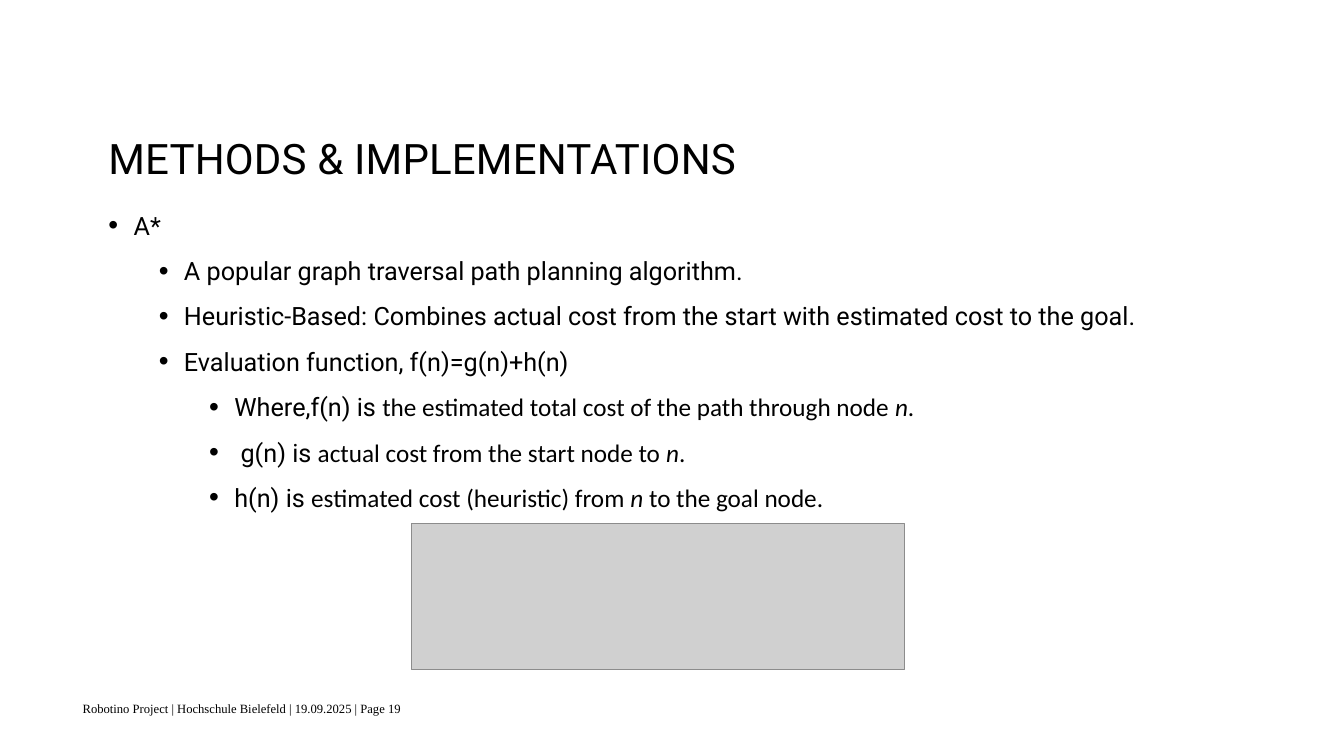
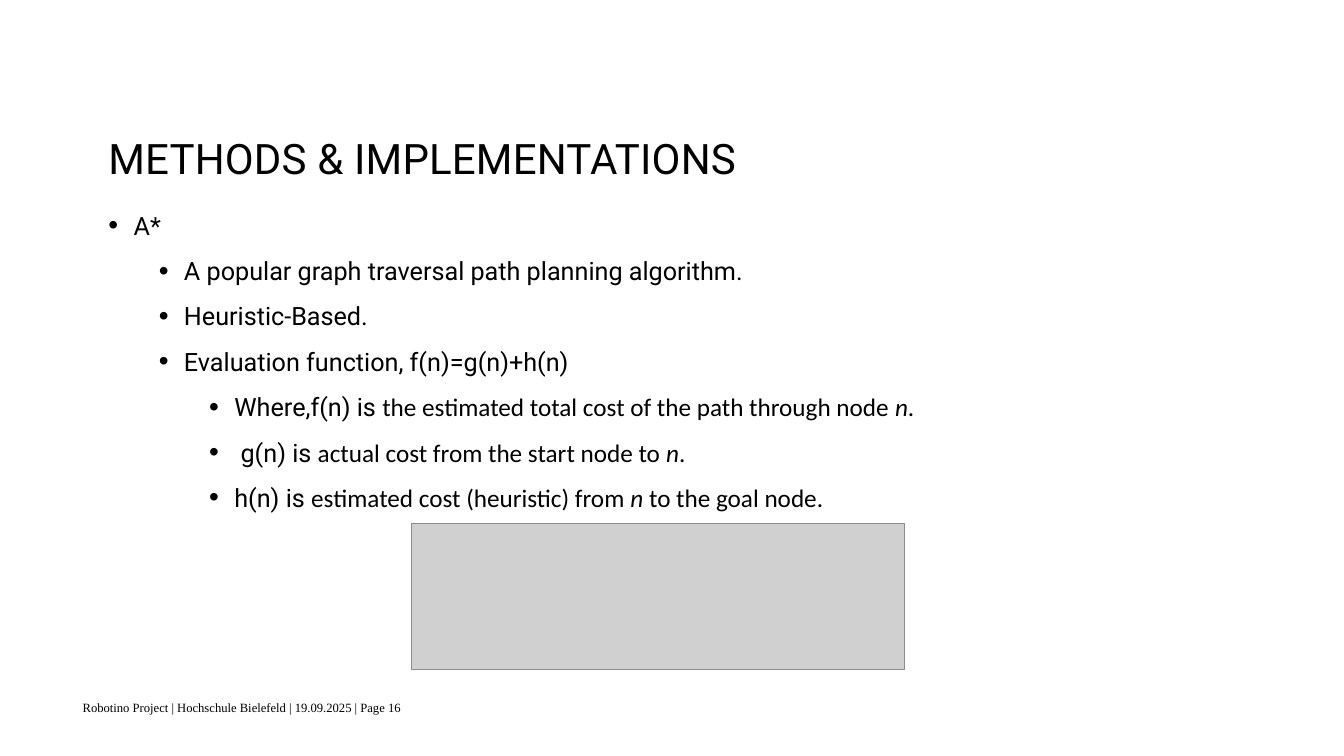
Before and after one commit to surajkarki66/robotino_project, a slide deck: slide 16 of docs/presentation.pptx (slide 19 before the commit). Drawn at 1344x756 pixels with LibreOffice and Linux fonts; fonts in the diff are those of the drawing; grey boxes stand for pictures; background and template pictures are left out. Boxes give left, top, right and bottom in pixels: in the first picture for what was removed or moved away, otherwise in the second. Text is boxed around its words. In the diff, an @@ line names an element or a change of style, - is before the commit and + after.

```diff
--- a/docs/presentation.pptx
+++ b/docs/presentation.pptx
@@ text at [184, 306, 368, 326]: text changed @@
-  • Heuristic-Based: Combines actual cost from the start with estimated cost to the goal.
+  • Heuristic-Based.
@@ text at [83, 703, 401, 715]: text changed @@
-Robotino Project | Hochschule Bielefeld | 19.09.2025 | Page 19
+Robotino Project | Hochschule Bielefeld | 19.09.2025 | Page 16
```
Also in this commit, not shown: 39 other slides changed, 1 slide added, 3 slides removed.
